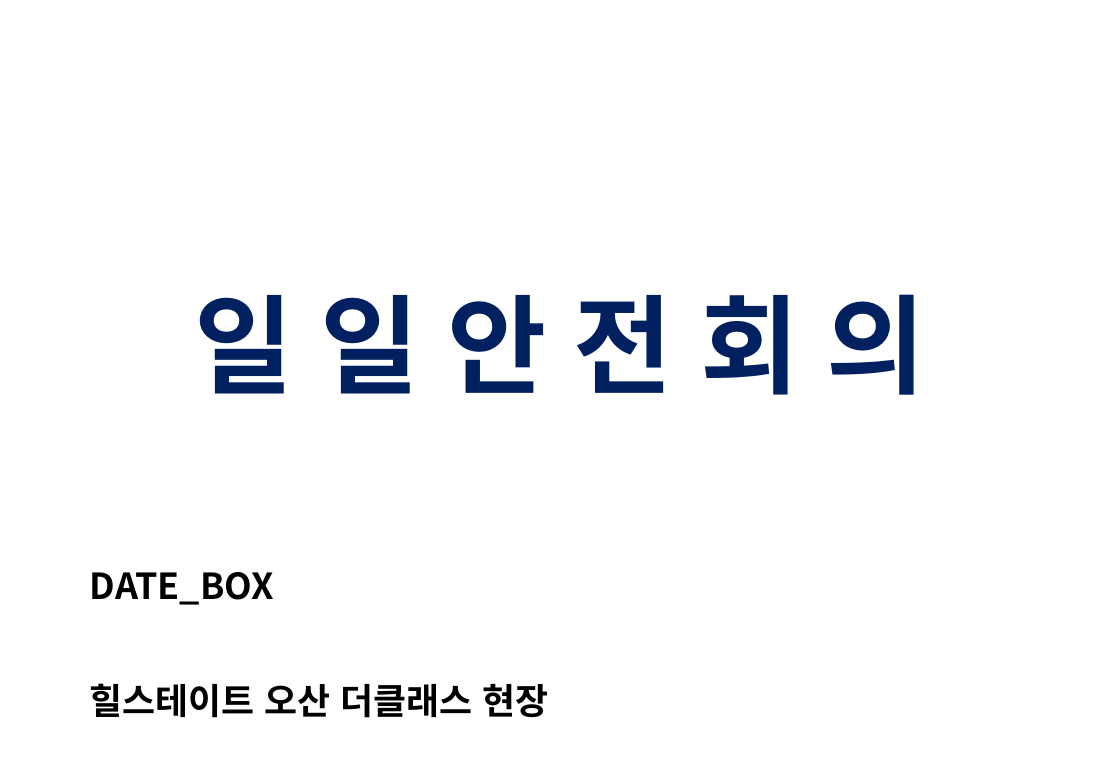
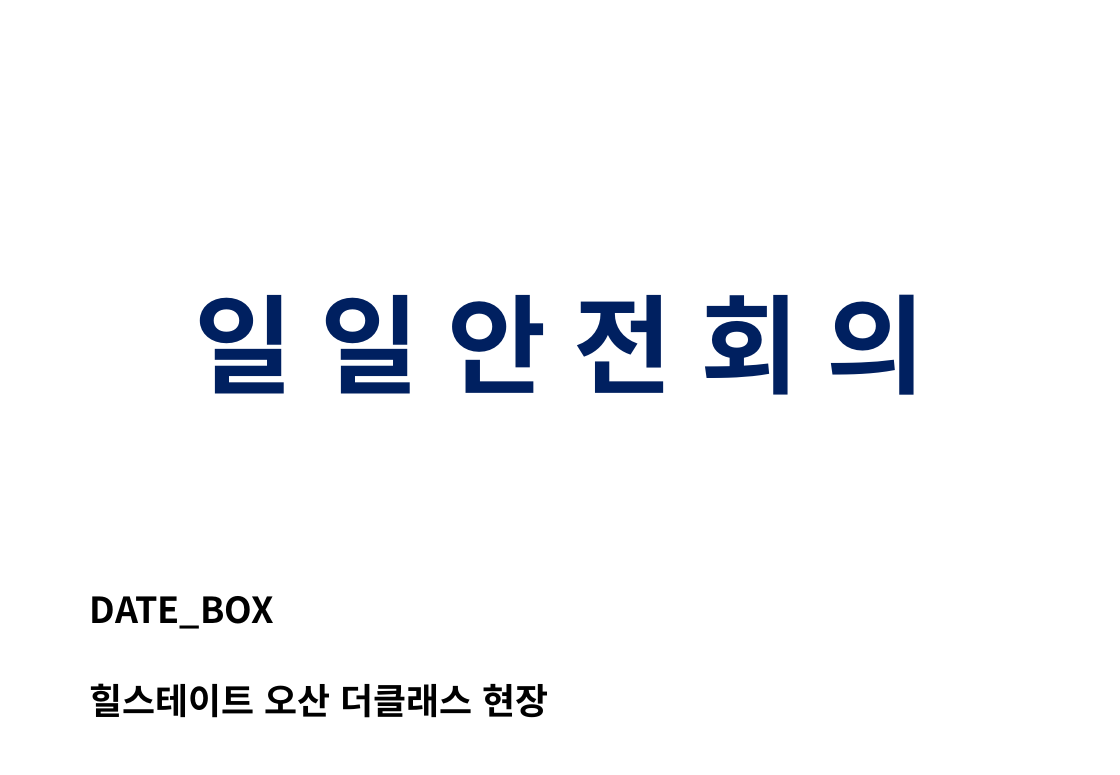
Before and after one commit to wkendnen-sketch/TBM, a slide deck: slide 1 of templates/sample_template2.pptx. Drawn at 1120x775 pixels with LibreOffice and Linux fonts; fonts in the diff are those of the drawing. Boxes give left, top, right and bottom in pixels: in the first picture for what was removed or moved away, otherwise in the second. Text is boxed around its words. In the diff, an @@ line names an element or a change of style, - is before the commit and + after.

```diff
--- a/templates/sample_template2.pptx
+++ b/templates/sample_template2.pptx
@@ text "DATE_BOX": place and size @@
-text "DATE_BOX" at <box>90,572,274,605</box>
+text "DATE_BOX" at <box>90,596,274,629</box>
```
Also in this commit, not shown: 1 other file.
